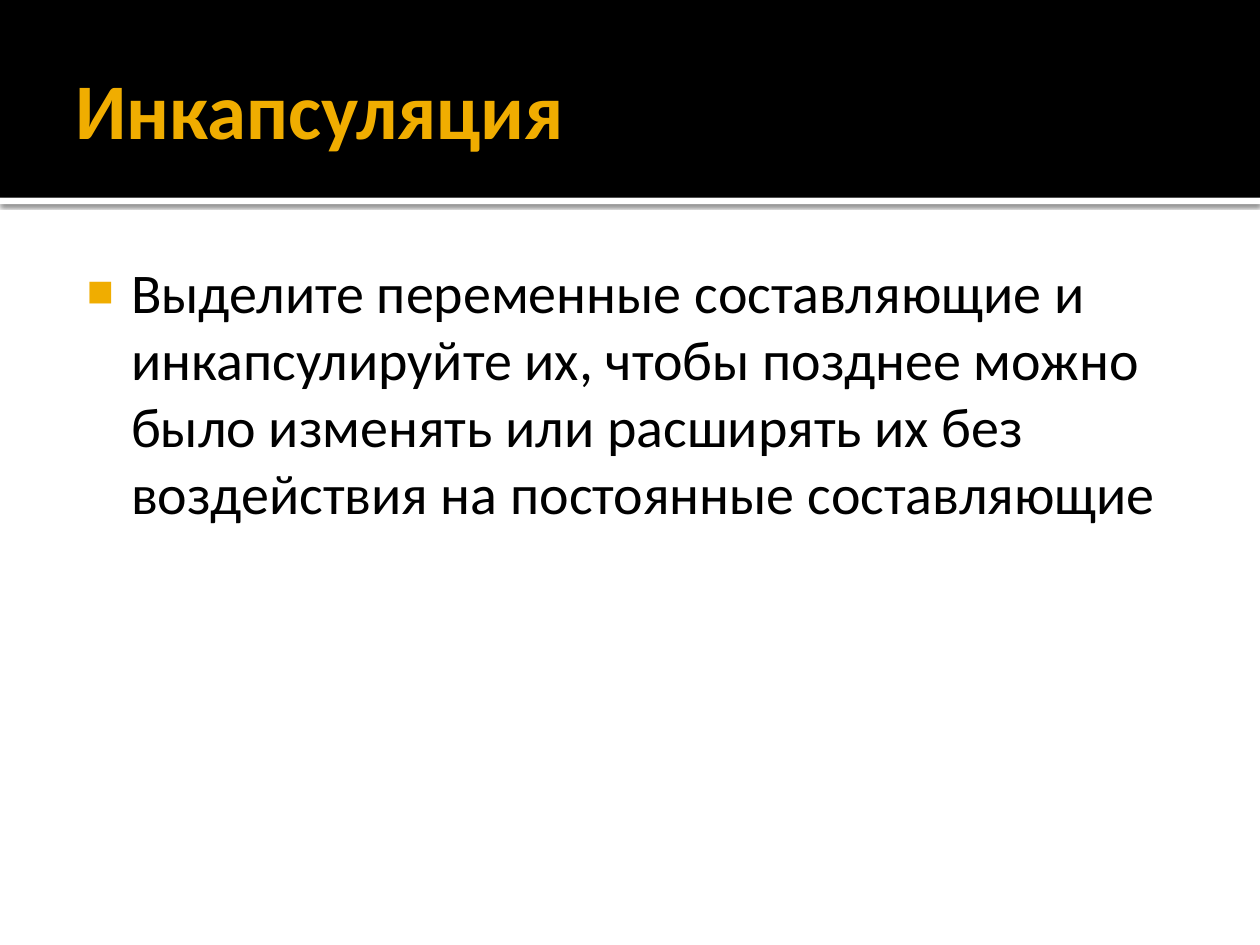
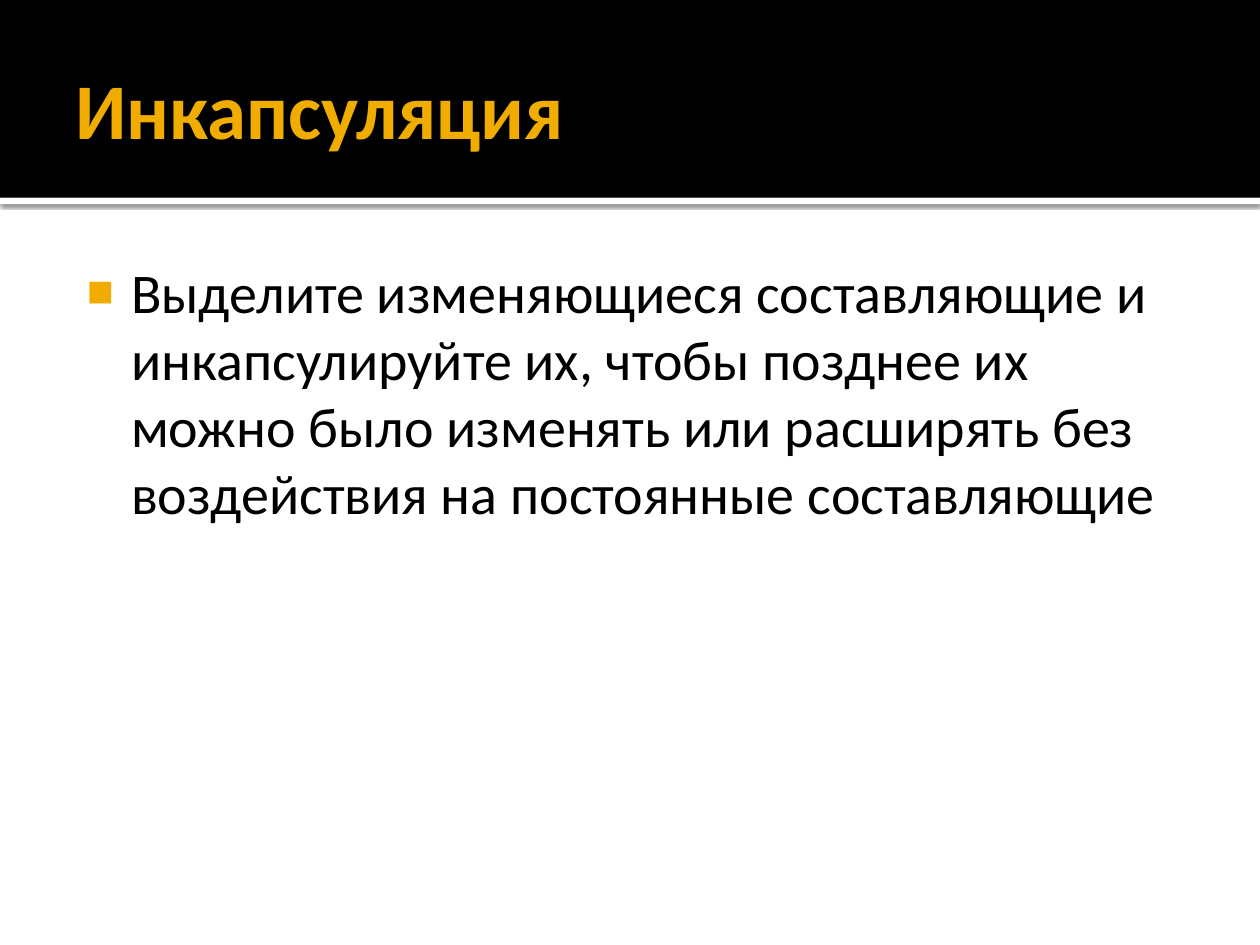
Before and after one commit to alexey-malov/ood, a slide deck: slide 11 of lectures/01.strategy/strategy.pptx (slide 17 before the commit). Drawn at 1260x945 pixels with LibreOffice and Linux fonts; fonts in the diff are those of the drawing. Boxes give left, top, right and bottom in pixels: in the first picture for what was removed or moved away, otherwise in the second. Text is boxed around its words. In the diff, an @@ line names an element or a change of style, - is before the commit and + after.

```diff
--- a/lectures/01.strategy/strategy.pptx
+++ b/lectures/01.strategy/strategy.pptx
@@ text at [131,277,1154,524]: text changed @@
-■ Выделите переменные составляющие и инкапсулируйте их, чтобы позднее можно было изменять или расширять их без воздействия на постоянные составляющие
+■ Выделите изменяющиеся составляющие и инкапсулируйте их, чтобы позднее их можно было изменять или расширять без воздействия на постоянные составляющие
```
Also in this commit, not shown: 9 other slides changed, 2 slides added, 7 slides removed, 2 other files.
